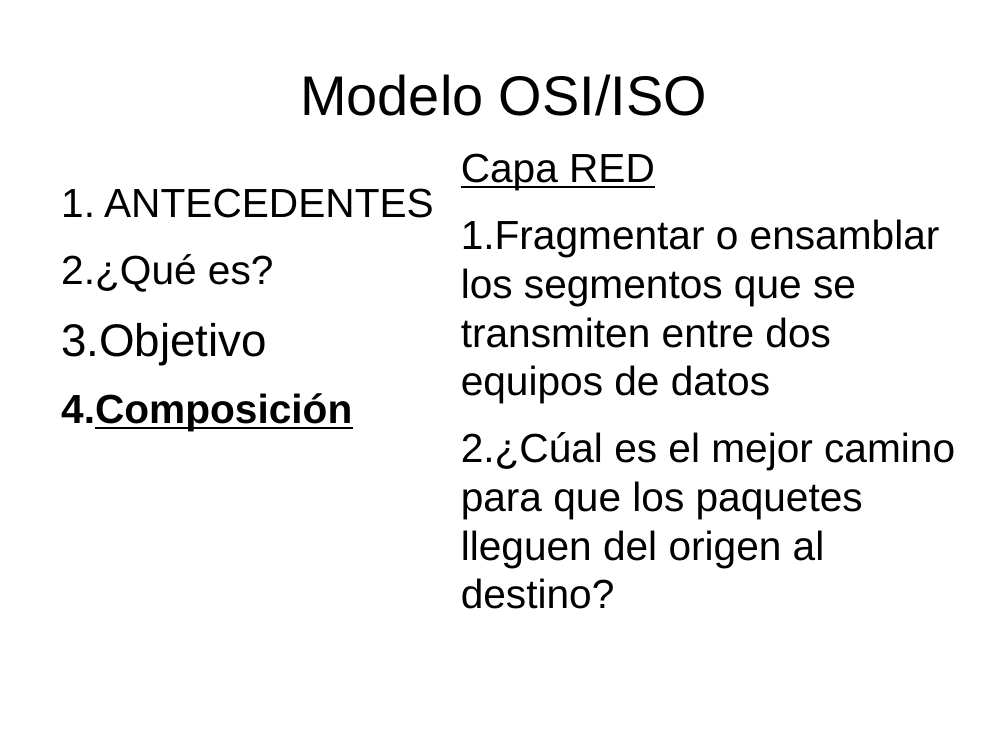
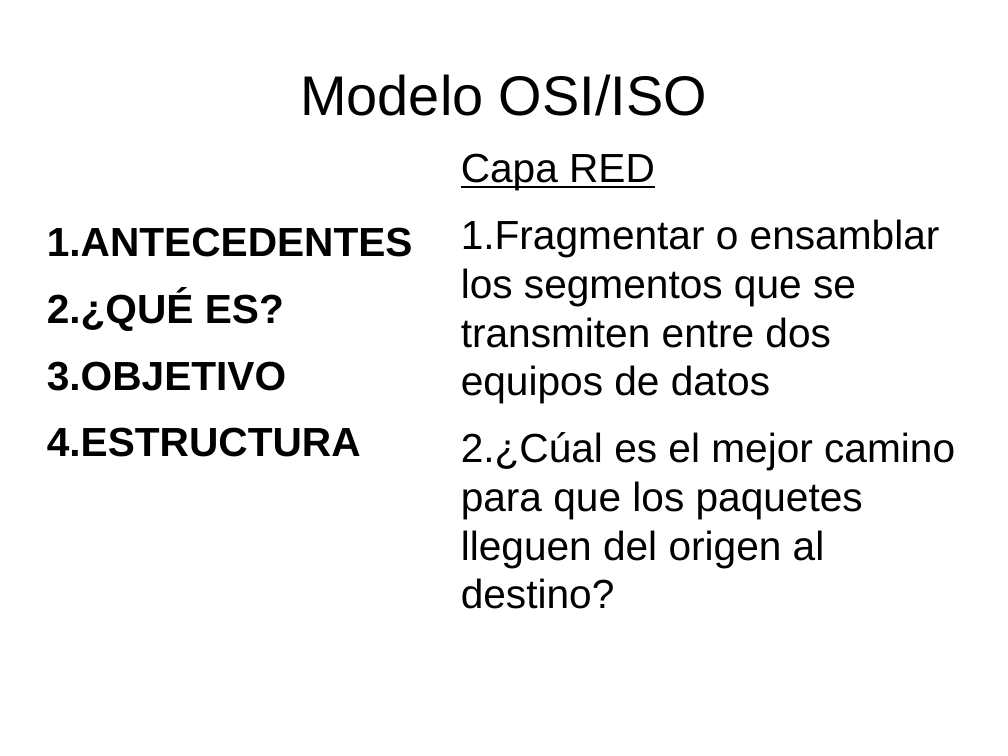
Before and after one commit to q92helea/Pechackucha, a slide deck: slide 13 of Pechakucha.odp (slide 12 before the commit). Drawn at 1008x756 pixels with LibreOffice and Linux fonts; fonts in the diff are those of the drawing. Boxes give left, top, right and bottom in pixels: in the first picture for what was removed or moved away, otherwise in the second. Text is boxed around its words. In the diff, an @@ line names an element or a change of style, - is before the commit and + after.

```diff
--- a/Pechakucha.odp
+++ b/Pechakucha.odp
@@ text "ANTECEDENTES": place and size @@
-text "ANTECEDENTES" at <box>61,188,434,431</box>
+text "ANTECEDENTES" at <box>47,227,413,457</box>
@@ text at <box>47,227,413,257</box>: bold on in "ANTECEDENTES" @@
@@ text at <box>47,291,361,457</box>: text changed; bold on @@
-2. ¿Qué es?
-3. Objetivo
-4. Composición
+2. ¿QUÉ ES?
+3. OBJETIVO
+4. ESTRUCTURA
```
Also in this commit, not shown: 15 other slides changed, 2 slides added, 1 slide removed, 1 other file.
